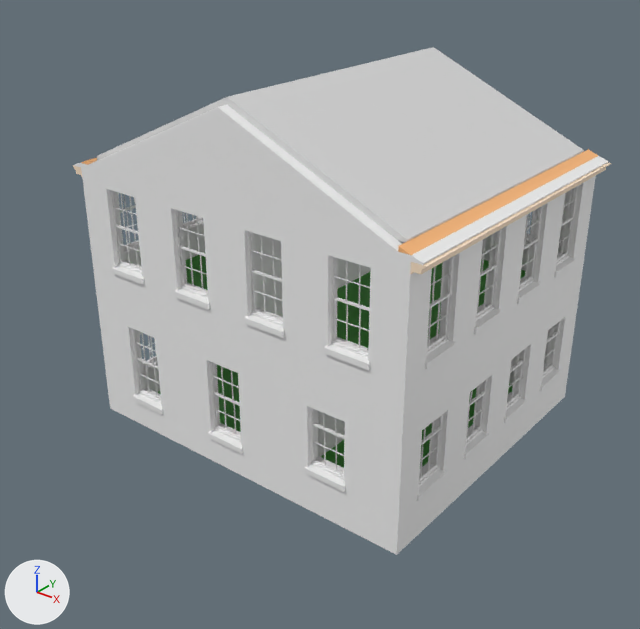
Before and after pictures for a commit that changed the glTF model assets/Environment/homemaker-house.glb.
The view is the same before and after, from a camera (50 mm lens) standing at (11.45, -15.11, 11.81) and looking at (0.73, -1.71, 3.5). The axes (+X, +Y, +Z) are drawn at lower left. The lights are the same throughout. The older version comes first. Vertices at exactly the same position are counted once.

Objects in the first picture: 'geometry_0'.
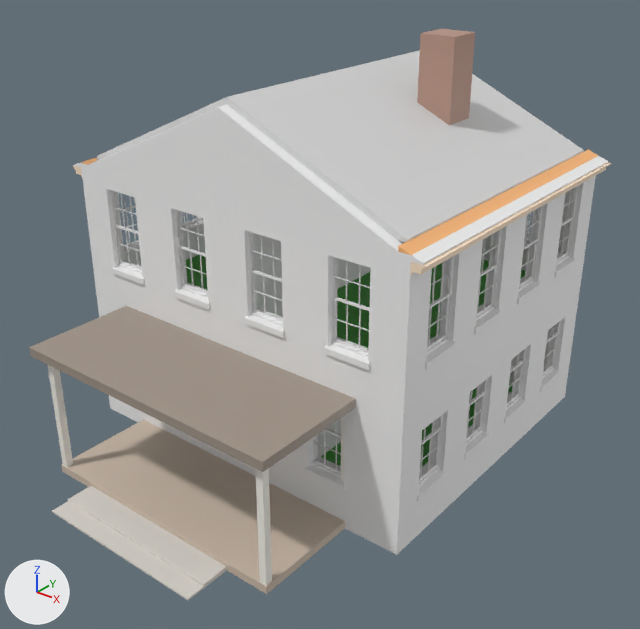
The newer file is also turned or shifted as a whole; pictures and numbers use the older file's frame.

Patch to the scene script:
```diff
--- a/assets/Environment/homemaker-house.glb.py
+++ b/assets/Environment/homemaker-house.glb.py
@@ me_geometry_0 @@
 # used by ob_geometry_0; location = (0.0, 0.0, 0.0)
-me_geometry_0.from_pydata(...)  # 5736 vertices, 13261 faces; spans x -4.55..4.55, y -3.8..3.8, z 0.0..8.34
+me_geometry_0.from_pydata(...)  # 5795 vertices, 13393 faces; spans x -4.55..4.55, y -7.1..3.8, z 0.0..9.1
+# me_geometry_0 part 1: a new loose piece, a box spanning x -3.0..3.0, y -6.1..-3.5, z 0.2..0.38, in mat_defaultmaterial
+# me_geometry_0 part 2: a new loose piece, a box spanning x -3.2..3.2, y -6.3..-3.3, z 3.1..3.3, in mat_defaultmaterial
+# me_geometry_0 part 3: a new loose piece, a box spanning x -2.98..-2.82, y -6.08..-5.92, z 0.38..3.1, in mat_defaultmaterial
+# me_geometry_0 part 4: a new loose piece, a box spanning x 2.82..2.98, y -6.08..-5.92, z 0.38..3.1, in mat_defaultmaterial
+# me_geometry_0 part 5: a new loose piece, a box spanning x 2.82..2.98, y -3.68..-3.52, z 0.38..3.1, in mat_defaultmaterial
+# me_geometry_0 part 6: a new loose piece, a box spanning x 1.4..2.2, y 0.7..1.5, z 6.2..9.1, in mat_defaultmaterial
+# me_geometry_0 part 7: a new loose piece of 14 vertices spanning x -2.0..2.0, y -7.1..-6.1, z 0.2..0.29, in mat_defaultmaterial
+# other edits to the shape of me_geometry_0 do not show in these pictures
 me_geometry_0.materials.append(mat_defaultmaterial)
```

Changed parts and their boxes [x1, y1, x2, y2] in the pictures (640 x 629 px):
'geometry_0', reshaped (8% wider, 12% taller)
    before: [73, 47, 611, 555]
    after: [29, 29, 611, 600]
part 1 of me_geometry_0, added (beige)
    after: [61, 419, 345, 594]
part 2 of me_geometry_0, added
    after: [29, 306, 356, 472]
part 3 of me_geometry_0, added
    after: [48, 365, 73, 467]
part 4 of me_geometry_0, added
    after: [255, 468, 272, 585]
part 5 of me_geometry_0, added (mostly hidden)
    after: [340, 421, 345, 481]
part 6 of me_geometry_0, added (beige)
    after: [417, 29, 475, 125]
part 7 of me_geometry_0, added
    after: [52, 486, 227, 600]
